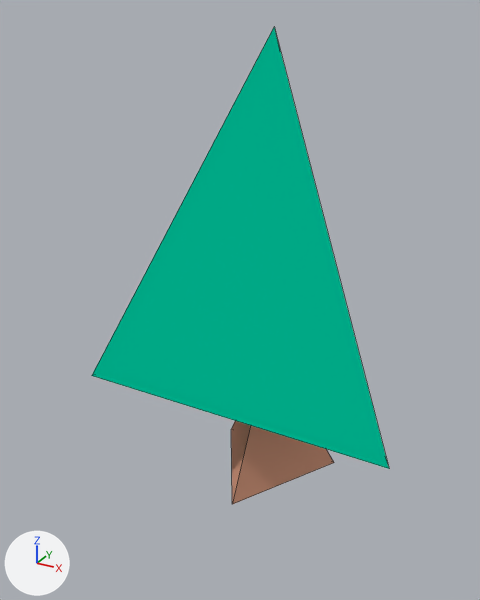
What one commit did to the Blender file models/vtree.blend.
Before and after are seen from a 50 mm lens placed at (0.7, -1.43, 1.217), pointed at (-0.096, 0.019, 0.493). Arrows for +X, +Y and +Z are at lower left; the lights stay in place. Mesh edges are drawn as thin lines.

Script lines for the objects in view, before the commit:
```python
mat_leaf = diffuse_material('Leaf')
mat_leaf.base_color = (0.0, 0.529, 0.318)  # cyan #00c099
me_cylinder = bpy.data.meshes.new('Cylinder')
me_cylinder.from_pydata(...)  # 8 vertices, 6 faces; spans x -0.416..0.416, y -0.24..0.48, z 0.0..1.18
# faces by material slot: [3, 3]
me_cylinder.materials.append(mat_trunk)  # beige #d69a7f
me_cylinder.materials.append(mat_leaf)  # cyan #00c099
# before: 3 (0.0, 0.0, 1.18) at pixel (274, 26), 5 (0.0, 0.48, 0.3), 6 (0.416, -0.24, 0.3) at pixel (389, 468), 7 (-0.416, -0.24, 0.3) at pixel (91, 375)
ob_tree = bpy.data.objects.new('tree', me_cylinder)
ob_tree.location = (0.0, 0.0, 0.0)
```
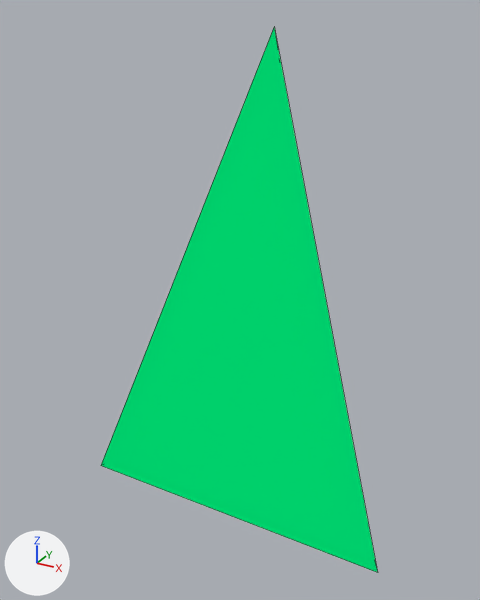
Boxes (x1, y1, x2, y2) around the edits, measured in the pictures (480 x 600 px; the box of a moved part takes in the faces that stretch with it):
'tree', recoloured, reshaped (7% narrower, 14% taller): before (92, 28, 389, 504); after (101, 28, 378, 573)
part 1 of me_cylinder, deleted: before (231, 421, 334, 504)
part 2 of me_cylinder, moved or reshaped: before (92, 28, 389, 469); after (101, 28, 378, 573)

The change in detail:
Material 'Leaf' (mat_leaf) changes colour from cyan #00c099 to green #00f37f; in linear values from (0.0, 0.529, 0.318) to (0.0, 0.894, 0.212).
me_cylinder has 8 vertices, 6 faces and spans x -0.416..0.416, y -0.24..0.48, z 0.0..1.18.
me_cylinder is used by ob_tree; location (0.0, 0.0, 0.0).
Verts and faces of me_cylinder; kept vertices keep their numbers, new ones are numbered from 8.
me_cylinder no longer uses material mat_trunk (beige #d69a7f).
me_cylinder part 1: the loose piece of 4 vertices spanning x -0.173..0.173, y -0.2..0.1, z 0.0..0.37 is deleted.
Part 2, on me_cylinder:
Vertices deleted: 5, 6, 7 (with the faces that use them).
New vertex 8 is at (0.0, 0.48, 0.0).
New vertex 9 is at (0.416, -0.24, 0.0), pixel (377, 572).
New vertex 10 is at (-0.416, -0.24, 0.0), pixel (100, 465).
New faces: (3, 9, 8), (3, 10, 9), (3, 8, 10).
